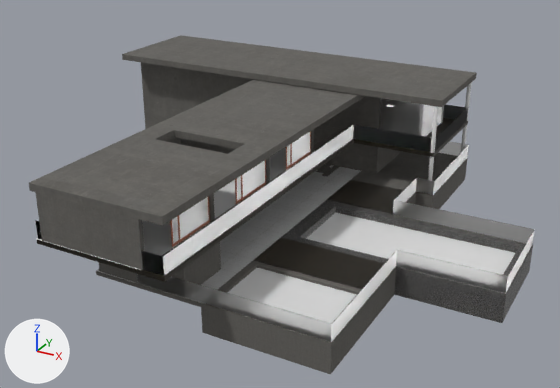
Two versions of the Blender file Assets/_MyAssets/Meshes/CliffHouse.blend, one commit apart.
One viewpoint serves both versions: a 50 mm camera at (23.6, -51.3, 33.5) aimed at (-7.1, 4.5, 5.6). The axes (+X, +Y, +Z) are drawn at lower left. The lights are the same throughout.

The first picture shows 'SwimingPoolLevel-Railing.001', 'SwimmingPoolLevel-Floor', 'SwimmingPoolLevel-MainRoom', 'SwimmingPoolLevel-WaterPlane', 'SwimmingPoolLevel-WoodArea.01', 'TopLevel-Floor', 'TopLevel-MasterBedroomGlass', 'TopLevel-Railing', 'TopLevel-Railing.002', 'TopLevel-Roof-1', 'TopLevel-Roof-2', 'TopLevel-Rooms.Divider.003'.
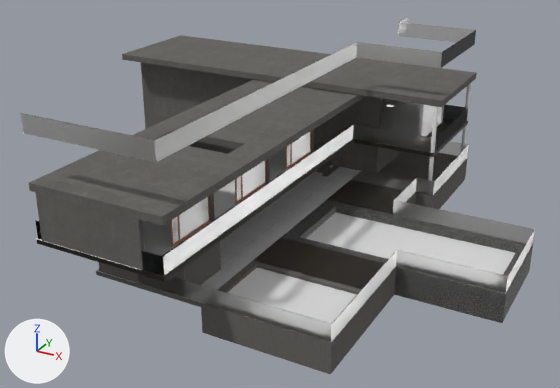
Boxes (x1, y1, x2, y2) around the edits, measured in the pictures (560 x 388 px):
```json
{"object": "TopLevel-Railing", "change": "moved", "before": [35, 115, 460, 276], "after": [20, 17, 476, 162]}
{"object": "TopLevel-Railing.002", "change": "unchanged, uncovered by the edit", "before": [168, 125, 354, 253], "after": [163, 125, 354, 276]}
{"object": "TopLevel-Railing.001", "change": "unchanged, uncovered by the edit", "before": [145, 104, 468, 256], "after": [35, 104, 468, 276]}
{"object": "TopLevel-Railing.003", "change": "unchanged, uncovered by the edit", "before": [353, 125, 435, 151], "after": [353, 125, 435, 152]}
```

The change, as JSON lines over the scene's bpy script:
```json
{"op": "set", "path": "ob_toplevel_railing.location", "old": "(0.0, 0.0, 1.22)", "new": "(0.0, 0.0, 9.14)"}
```
